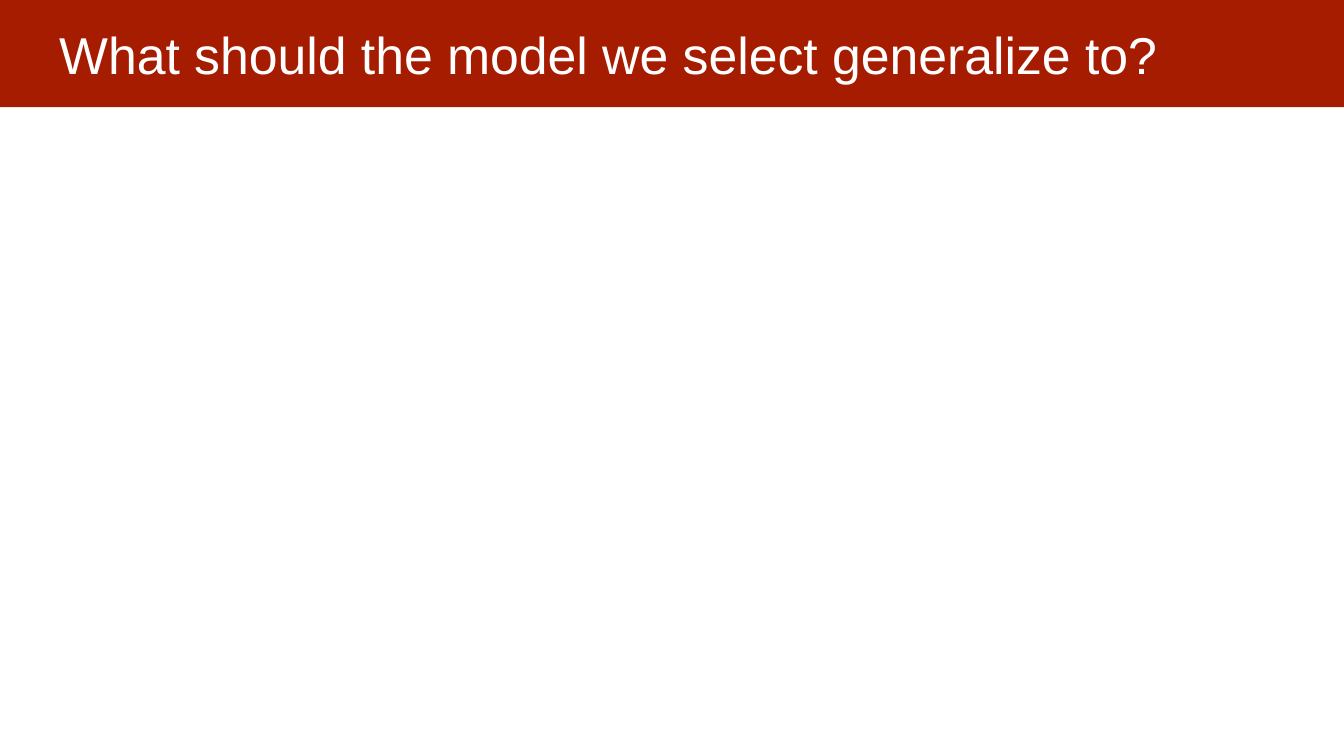
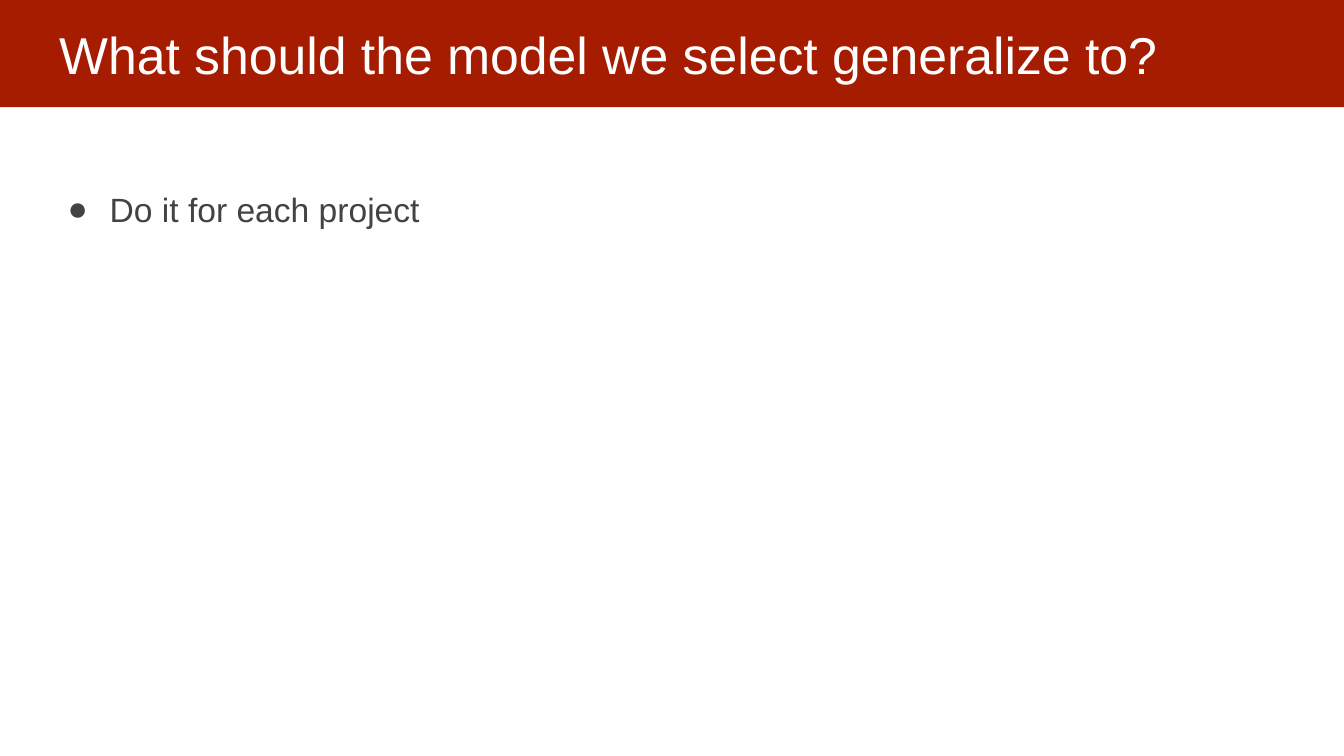
Before and after one commit to dssg/MLinPractice, a slide deck: slide 12 of Lectures/Lecture5-ModelSelection.pptx. Drawn at 1344x756 pixels with LibreOffice and Linux fonts; fonts in the diff are those of the drawing. Boxes give left, top, right and bottom in pixels: in the first picture for what was removed or moved away, otherwise in the second. Text is boxed around its words. In the diff, an @@ line names an element or a change of style, - is before the commit and + after.

```diff
--- a/Lectures/Lecture5-ModelSelection.pptx
+++ b/Lectures/Lecture5-ModelSelection.pptx
@@ text added at (110, 197, 420, 229), 24 pt, text #434343 @@
+● Do it for each project
```
Also in this commit, not shown: 6 other slides changed, 1 slide added, 2 slides removed.
